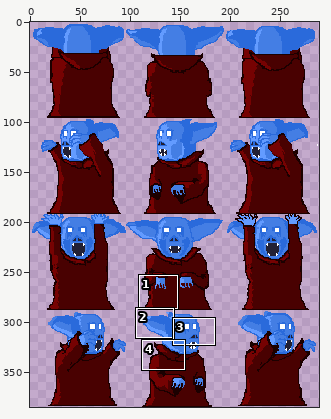
Sprite sheet, stored at img/Goblin_VampireAttack.png. Above: a wide view before the commit, with the close-up outlined.
Close-up. First the earlier version:
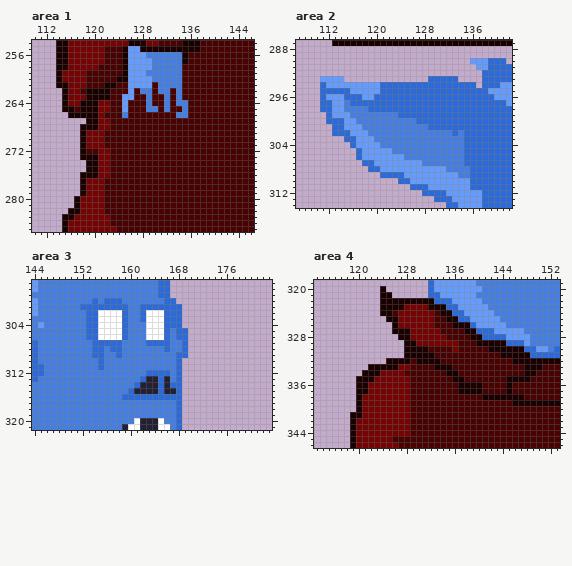
The file is 289x385 pixels. Colours within 5 levels of each other are drawn and written as one. Shown: area 1: x 110..146, y 254..285; area 2: x 107..142, y 287..314; area 3: x 144..183, y 297..321; area 4: x 113..153, y 319..346. The commit also changed other parts of the picture, which this record leaves out.
The result:
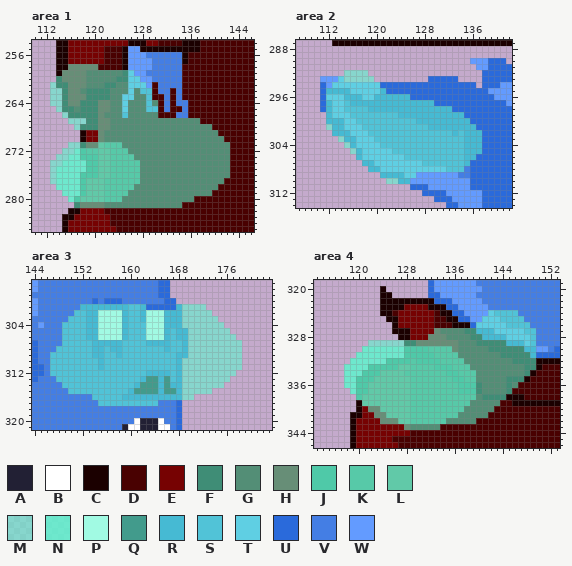
Palette (. is transparent): A #222034  B #ffffff  C #1b0000  D #490101  E #760202  F #3f8d76  G #538e76  H #678e77  J #4fc9a8  K #57c9a8  L #61c9a8  M #5bf6cd93  N #5bf6cdd1  P #a1fae3  Q #429b8c  R #46bad3  S #51c3d7  T #5fcfe3  U #2a6adb  V #447ee4  W #639bff
The edit:
Changed rows in their new state; - is an unchanged pixel.
Area 1:
first column x 113:
258 ---HHHHH----------------------
259 --HHHHGGGGGGFT----------------
260 -FHHHHGGGGGFFTT---------------
261 MFFHHHGGGFFGGTTT--------------
262 MMFHHGFFFFGGGTGSS-------------
263 MMFHHHFFFFGGTTGGS-------------
264 MMFHHFFFHHGGTGGGSG------------
265 -MFFGFFFHHGGTGGGSS------------
266 --MFFFFFHGGGSGGGGG------------
267 ---MMMFFHHGGGGGGGGGGGGGGG-----
268 ----MFFFHHGGGGGGGGGGGGGGGGG---
269 --------HGGGGGGGGGGGGGGGGGGG--
270 --------HGGGGGGGGGGGGGGGGGGGG-
271 ---MMFHHLKKKGGGGGGGGGGGGGGGGGG
272 --MMNJKKLLKKKGGGGGGGGGGGGGGGGG
273 -MMNNJJJLLKKKKGGGGGGGGGGGGGGGG
274 MMNNNNJJLLKKKKKGGGGGGGGGGGGGGG
275 MNNNNNJJLLKKKKKGGGGGGGGGGGGGGG
276 MNNNNJJJLLKKKKKGGGGGGGGGGGGGGG
277 MNNNNJLLLKKKKKKGGGGGGGGGGGGGG-
278 -NNNNJLLLKKKKKGGGGGGGGGGGGGG--
279 --NNNJLLLKKKKGGGGGGGGGGGGGG---
280 ---NJLLLLKKKGGGGGGGGGGGG------
281 ----FHHHHGGGGGGGGGGGGG--------
Area 2:
first column x 112:
292 ---MMMM-------------------
293 --TMMMMM------------------
294 -TTTTTTTT-----------------
295 RRRRTTTTTR----------------
296 TTTRRRTTRRRRRR------------
297 RTTSRRRRRRRRRRRRRR--------
298 RTTSSSSRRRRRRRRRRRRRR-----
299 RTTTSSSSSSSSRRRRRRRRRRR---
300 RRRTTSSSSSSSSSSRRRRRRRRR--
301 MRRTTTSSSSSSSSSSSRRRRRRRR-
302 -RRRTTTSSSSSSSSSSSSSSRSRRR
303 --MRRTTTSSSSSSSSSSSSSSSRRR
304 ---MRTTTTSSSSSSSSSSSSSSRRR
305 ----MRTTTTTSSSSSSSSSSSSRRR
306 -----RTTTTTTTSSSSSSSSSSRR-
307 ------RRTTTTTTTTSSSSSSSR--
308 -------RRTTTTTTTTTTTSSS---
309 ---------RRRRTT-----------
310 ----------MMRR------------
Area 3:
first column x 147:
301 -----RRRRRRRRSSR-----RMMMM------
302 ----SSRRPPPPRSSRPPPRRRMMMMM-----
303 ---SSSRRPPPPRSSRPPPRRRMMMMMM----
304 --SSSSRRPPPPRSSSPPPRRRMMMMMMM---
305 --SSSSRRPPPPRSSSPPPRSRRMMMMMMM--
306 --SSSSRRPPPPRSSSPPPRSRRMMMMMMMM-
307 --SSSSSRRRRRSSSSRRRRSSRMMMMMMMMM
308 -SSSSSSRRSRRSSSSSSSRSSRMMMMMMMMM
309 SSSSSSSRRSSRSSSSSSSSSRRMMMMMMMMM
310 SSSSSSSSRSSSSSSSSSSSSRMMMMMMMMMM
311 SSSSSSSSRSSSSSSSSSSSSRMMMMMMMMMM
312 SSSSSSSSSSSSSSSSRRRRSRMMMMMMMMM-
313 -SSSSSSSSSSSSSSRQQRQSRMMMMMMMM--
314 --SSSSSSSSSSSSRQQQRQRRMMMMMMM---
315 ---SSSSSSSSSSRQQQQRQQRMMMMM-----
316 -------SSSSSRRRRRRRRRRMM--------
317 --------SSSSSSSSSS--------------
Area 4:
first column x 118:
324 ------------------------TSSSS---
325 -----------------------TTTSSSS--
326 ----------------------TTTTTSSSS-
327 ---------------HGGGGFFRRRTTTTTSS
328 --------------HHHGGGGFFRRRRTTTTS
329 ----MMMMMMFFHHHHHHHGGGFFFFFRRRTS
330 ---NNNNNNNJJJJKKKKHGGGGGFFFFFFRR
331 --NNNNNNNNJJJJJKKKKGGGGGGGFFFFFR
332 -NNNNNNJJJJKJJJJKKKKGGGGGGGGFFFF
333 NNNNJJJJJLLKKKKJJJKKKGGGGGGGGGFF
334 NNNJJJLLLLKKKKKKKJJKKKGGGGGGGGF-
335 NNJJJLLLLLLKKKKKKKJJKKGGGGGFFF--
336 NNJJLLLLLLLKKKKKKKKJJJFGGGGFG---
337 -NJJLLLLLLLKKKKKKKKJJJFGGGGF----
338 --JLLLLLLLLKKKKKKKKKKKGFFFF-----
339 ---LLLLLLLLKKKKKKKKKKGGGGG------
340 ----HHLLLLLKKKKKKKKKGGGGG-------
341 -----HHLLLLKKKKKKKKGGGGG--------
342 ------HHHLLKKKKKKGGGGG----------
343 ----------HGGGGG----------------
Boxes around the changes in both close-ups, in picture pixels (x1, y1, x2, y2):
changed: (50, 64, 230, 208)
changed: (326, 70, 482, 184)
changed: (50, 304, 242, 406)
changed: (344, 310, 536, 430)
